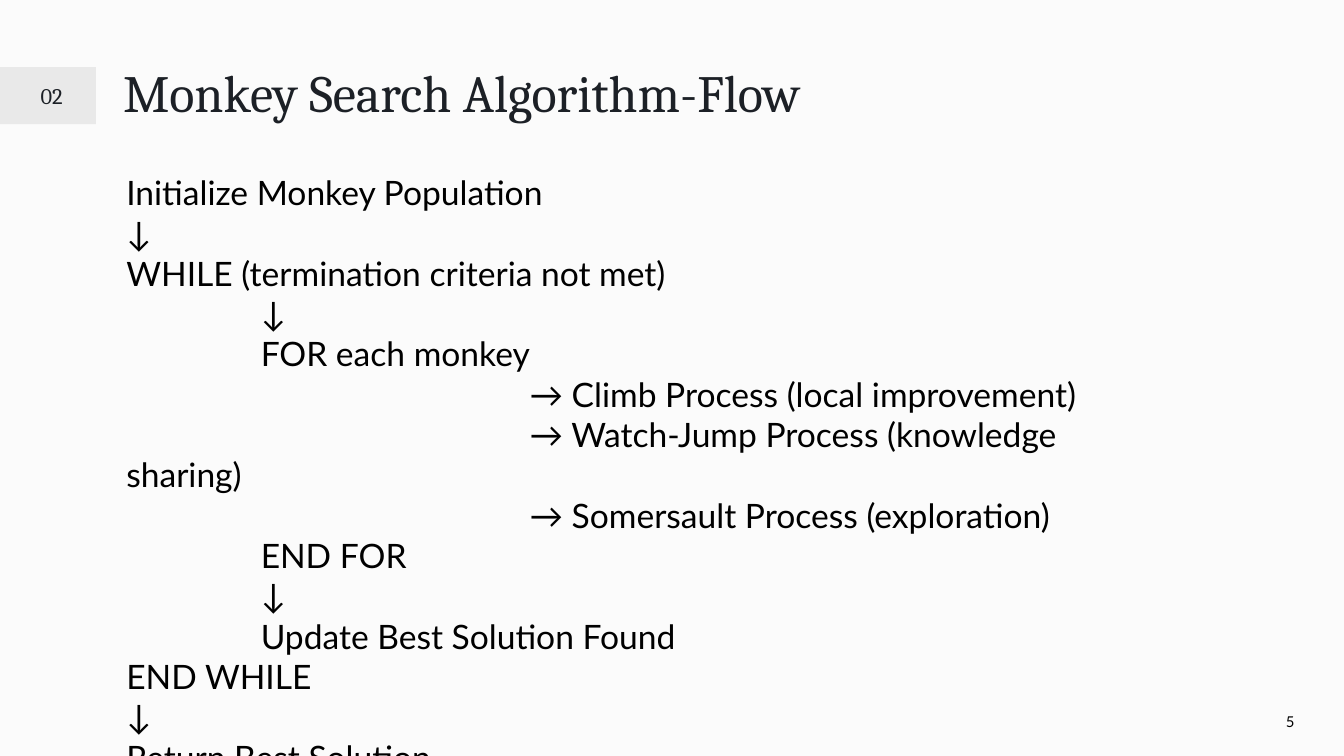
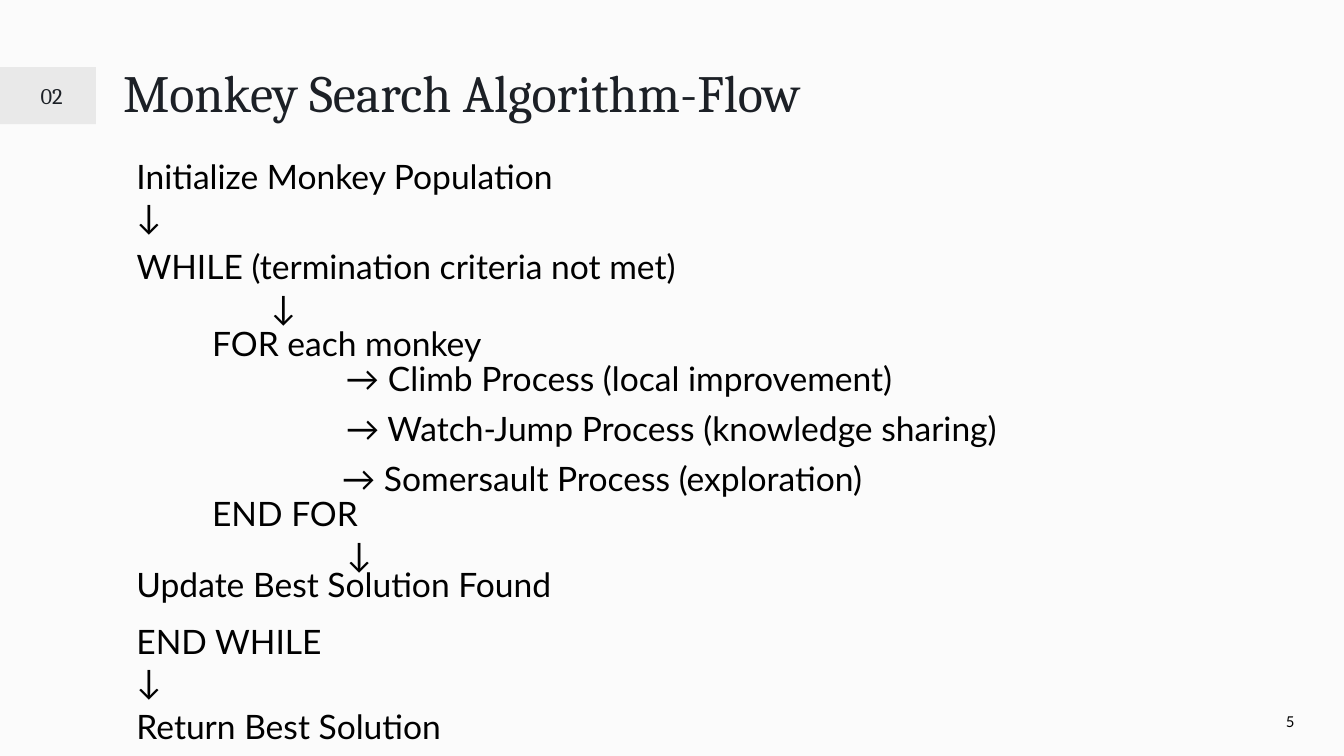
Before and after one commit to Jaffar-Kazmi/Monkey-Search, a slide deck: slide 5 of docs/Monkey Search Algorithm.pptx. Drawn at 1344x756 pixels with LibreOffice and Linux fonts; fonts in the diff are those of the drawing. Boxes give left, top, right and bottom in pixels: in the first picture for what was removed or moved away, otherwise in the second. Text is boxed around its words. In the diff, an @@ line names an element or a change of style, - is before the commit and + after.

Commit message:
Update Slides

```diff
--- a/docs/Monkey Search Algorithm.pptx
+++ b/docs/Monkey Search Algorithm.pptx
@@ text "Initialize Monkey Population": place and size @@
-text "Initialize Monkey Population" at [126, 180, 1076, 689]
+text "Initialize Monkey Population" at [136, 164, 553, 195]
@@ text at [126, 260, 1076, 689]: paragraphs removed @@
-WHILE (termination criteria not met)
-↓
-FOR each monkey
-→ Climb Process (local improvement)
-→ Watch-Jump Process (knowledge sharing)
-→ Somersault Process (exploration)
-END FOR
-↓
-Update Best Solution Found
-END WHILE
-↓
-Return Best Solution
@@ text added at [137, 253, 675, 284], 18 pt, text #000000 @@
+WHILE (termination criteria not met)
+↓
@@ text added at [212, 331, 481, 362], 18 pt, text #000000 @@
+FOR each monkey
@@ text added at [388, 365, 892, 397], 18 pt, text #000000 @@
+→ Climb Process (local improvement)
@@ text added at [387, 415, 996, 447], 18 pt, text #000000 @@
+→ Watch-Jump Process (knowledge sharing)
@@ text added at [384, 465, 862, 497], 18 pt, text #000000 @@
+→ Somersault Process (exploration)
@@ text added at [212, 501, 358, 527], 18 pt, text #000000 @@
+END FOR
+↓
@@ text added at [136, 568, 551, 603], 18 pt, text #000000 @@
+Update Best Solution Found
@@ text added at [136, 630, 321, 654], 18 pt, text #000000 @@
+END WHILE
+↓
@@ text added at [136, 714, 441, 740], 18 pt, text #000000 @@
+Return Best Solution
```
